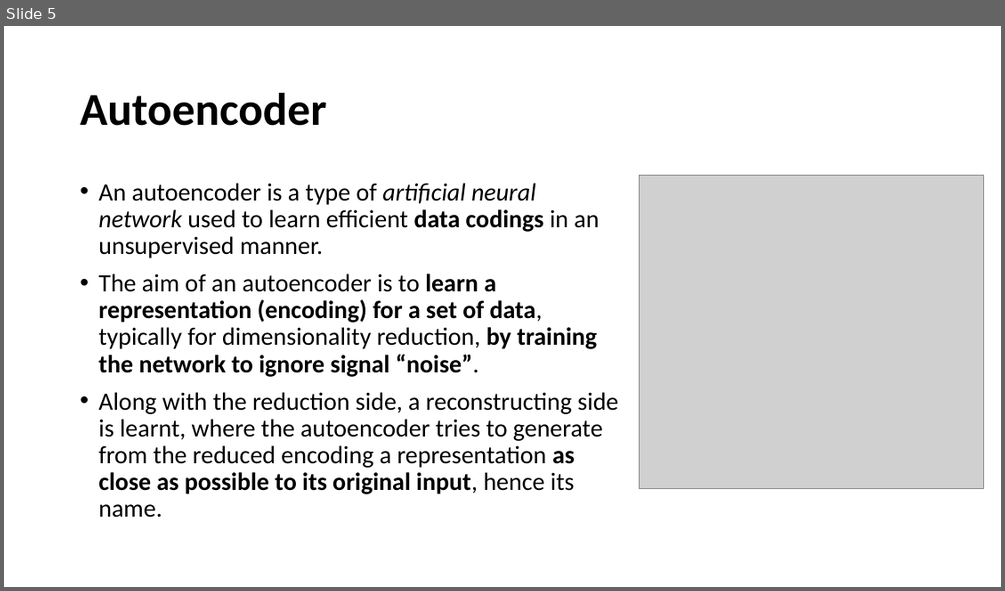
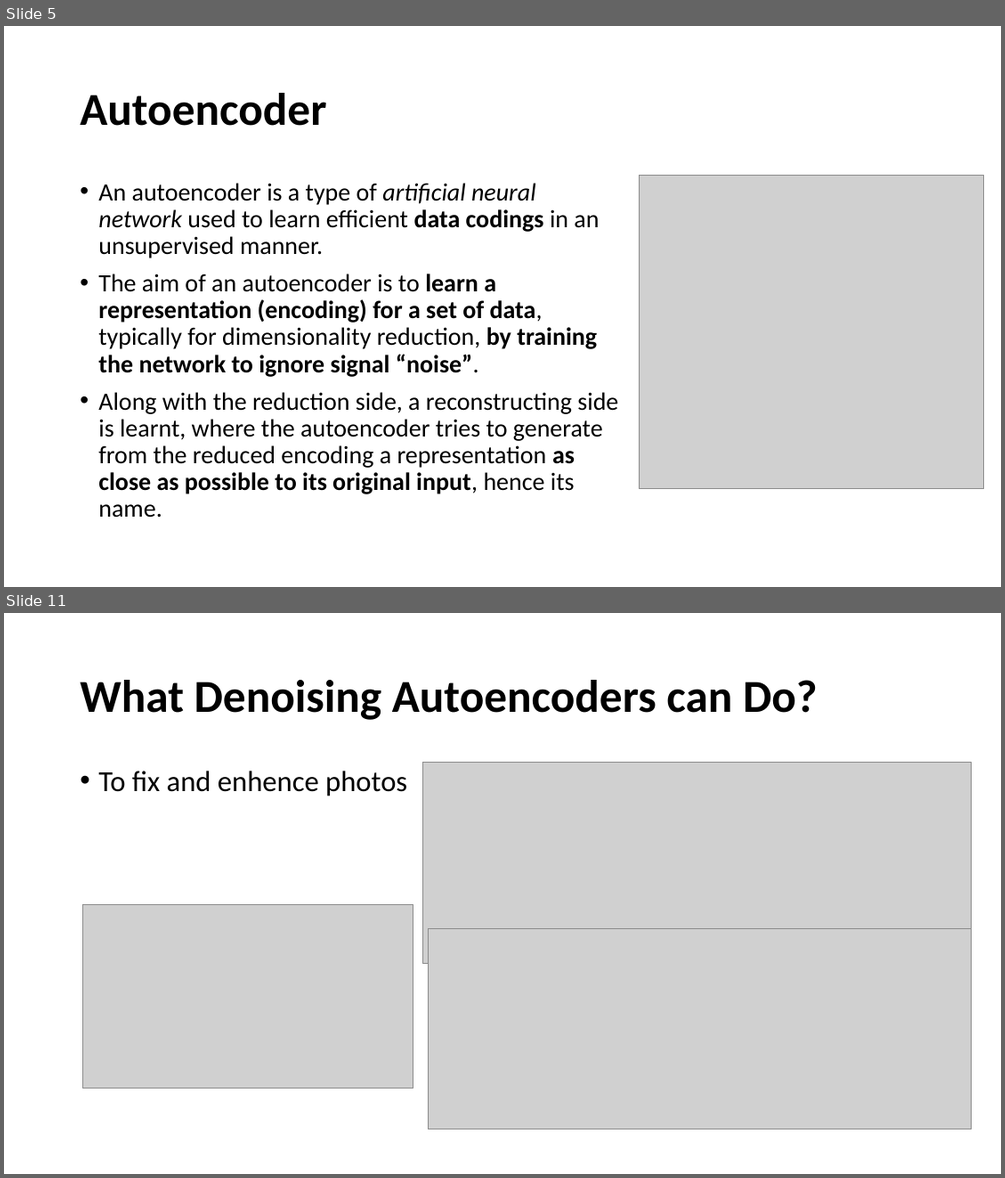
Before and after one commit to tingsyo/course_2020Q3_representation_learning, a slide deck: notebooks/05_Autoencoder_and_variations.pptx. Shown one above the other, each under a label of ours: slide 5 before the commit, slides 5 and 11 after it; the slides between them are not shown. The pictures are 1005x591 and 1005x1178 pixels, drawn with LibreOffice and Linux fonts; fonts in the diff are those of the drawing; grey boxes stand for pictures. Boxes give left, top, right and bottom in pixels: in the first picture for what was removed or moved away, otherwise in the second. Text is boxed around its words. In the diff, an @@ line names an element or a change of style, - is before the commit and + after.

```diff
--- a/notebooks/05_Autoencoder_and_variations.pptx
+++ b/notebooks/05_Autoencoder_and_variations.pptx
@@ slide 11 added at (x1=4, y1=613, x2=1001, y2=1174), background #FFFFFF @@
@@ title added at (x1=80, y1=680, x2=817, y2=720), 44 pt, text #000000, bold @@
+What Denoising Autoencoders can Do?
@@ text added at (x1=98, y1=771, x2=407, y2=796), 28 pt, text #000000 @@
+• To fix and enhence photos
@@ picture added at (x1=423, y1=763, x2=971, y2=964) @@
@@ picture added at (x1=82, y1=905, x2=413, y2=1088) @@
@@ picture added at (x1=428, y1=929, x2=971, y2=1130) @@
```
Also in this commit, not shown: 6 other slides added, 1 slide removed.
